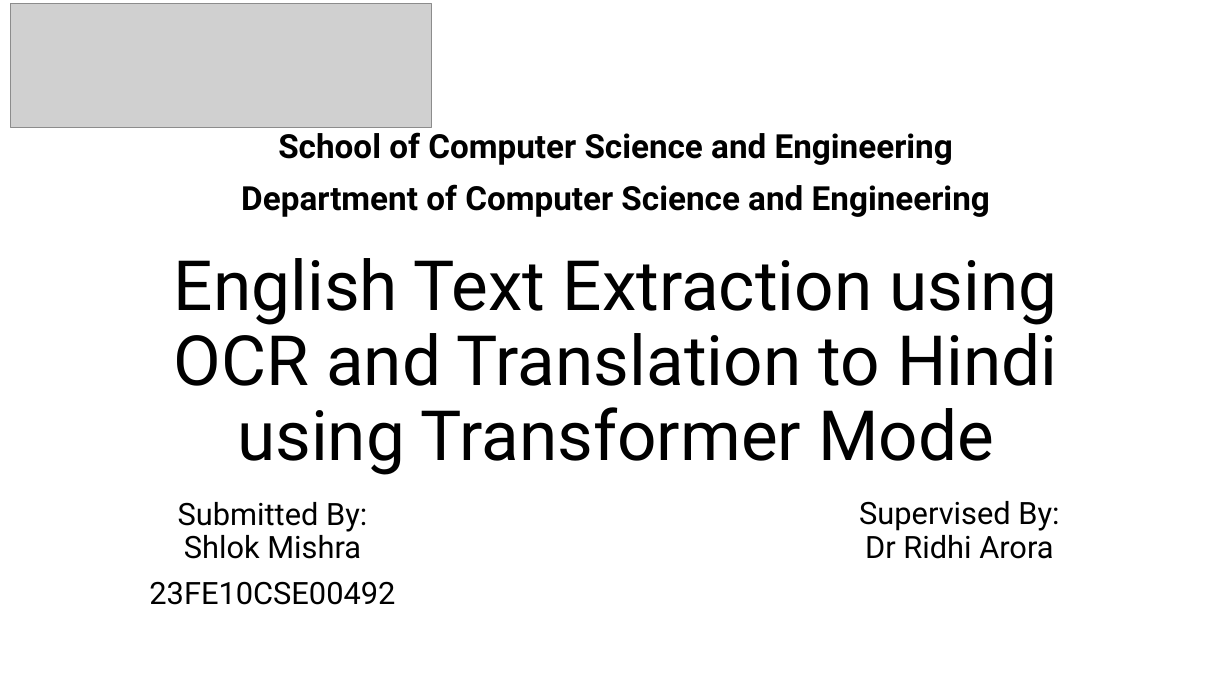
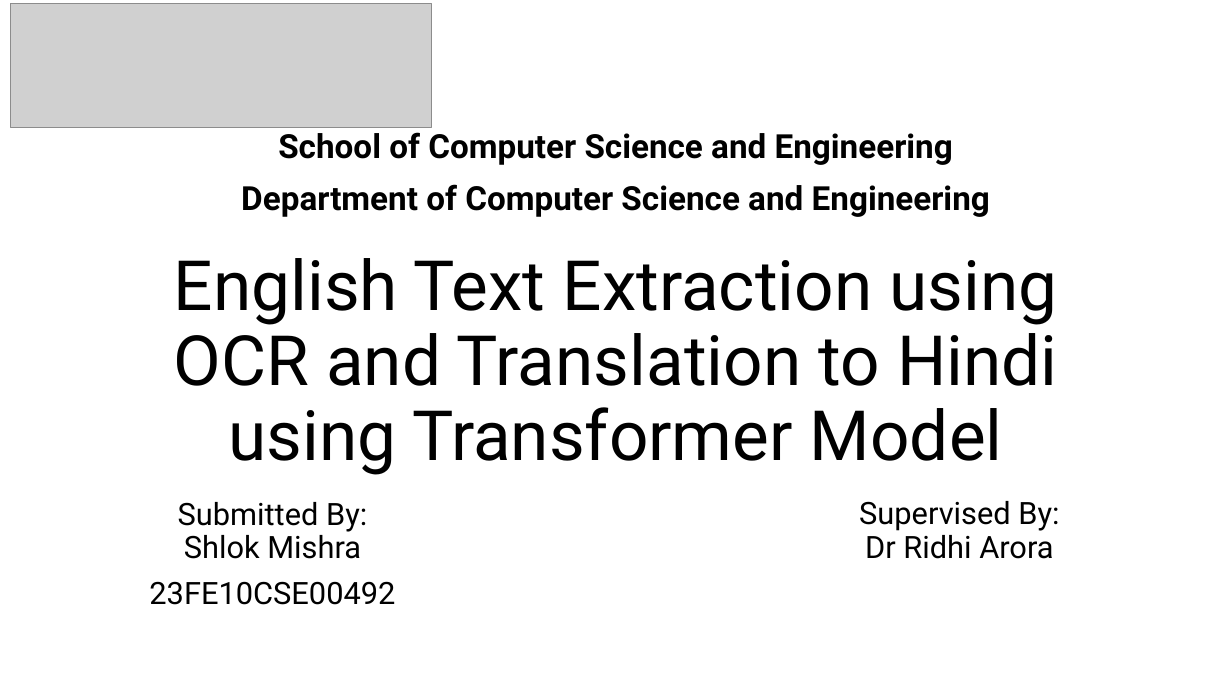
Before and after one commit to shlok200510/PBL, a slide deck: slide 1 of Shlok_PBL.pptx. Drawn at 1232x693 pixels with LibreOffice and Linux fonts; fonts in the diff are those of the drawing; grey boxes stand for pictures. Boxes give left, top, right and bottom in pixels: in the first picture for what was removed or moved away, otherwise in the second. Text is boxed around its words. In the diff, an @@ line names an element or a change of style, - is before the commit and + after.

Commit message:
ppt changed

```diff
--- a/Shlok_PBL.pptx
+++ b/Shlok_PBL.pptx
@@ title at bbox=[174, 258, 1058, 475]: text changed @@
-English Text Extraction using OCR and Translation to Hindi using Transformer Mode
+English Text Extraction using OCR and Translation to Hindi using Transformer Model
```
